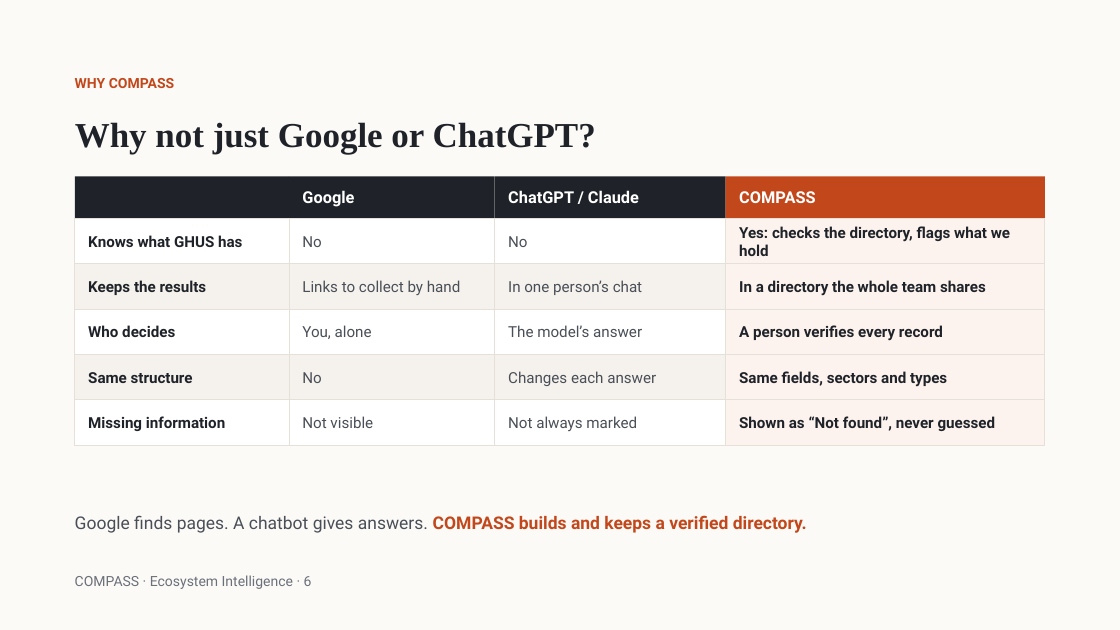
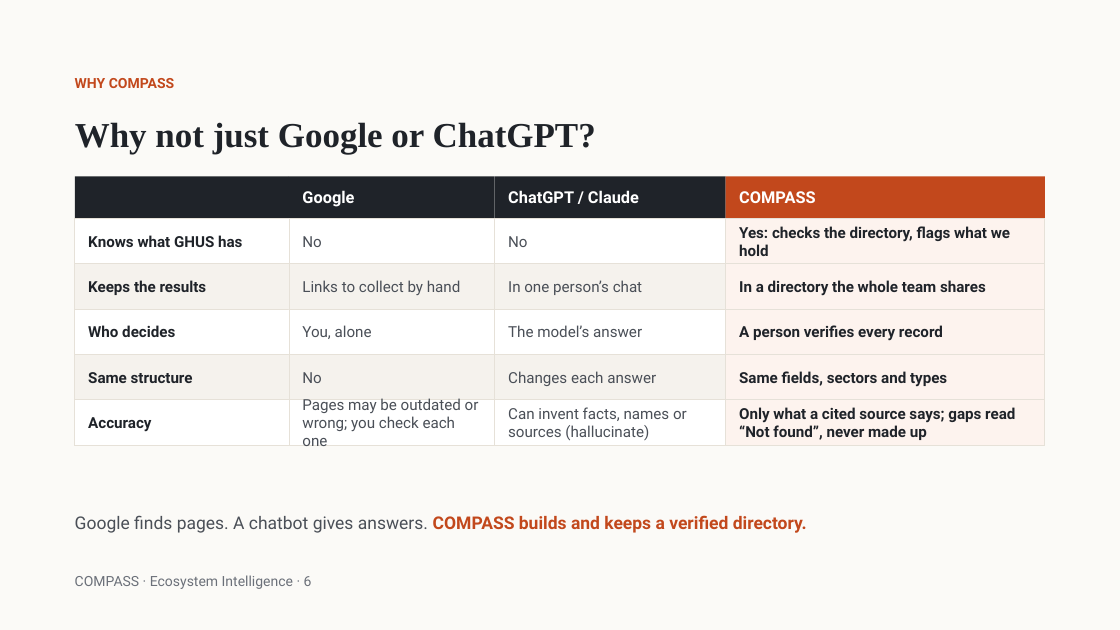
Before and after one commit to nouhailael-dot/Institutional-knowledge-Platform-with-AI-agents, a slide deck: slide 6 of docs/COMPASS - Ask, Explore and Map, Directory.pptx. Drawn at 1120x630 pixels with LibreOffice and Linux fonts; fonts in the diff are those of the drawing. Boxes give left, top, right and bottom in pixels: in the first picture for what was removed or moved away, otherwise in the second. Text is boxed around its words. In the diff, an @@ line names an element or a change of style, - is before the commit and + after.

```diff
--- a/docs/COMPASS - Ask, Explore and Map, Directory.pptx
+++ b/docs/COMPASS - Ask, Explore and Map, Directory.pptx
@@ text at [88,417,151,432]: text changed @@
-Missing information
+Accuracy
@@ text at [302,398,479,446]: text changed @@
-Not visible
+Pages may be outdated or wrong; you check each one
@@ text at [508,407,687,440]: text changed @@
-Not always marked
+Can invent facts, names or sources (hallucinate)
@@ text at [739,407,1015,440]: text changed @@
-Shown as “Not found”, never guessed
+Only what a cited source says; gaps read “Not found”, never made up
```
Also in this commit, not shown: 6 other slides changed.
